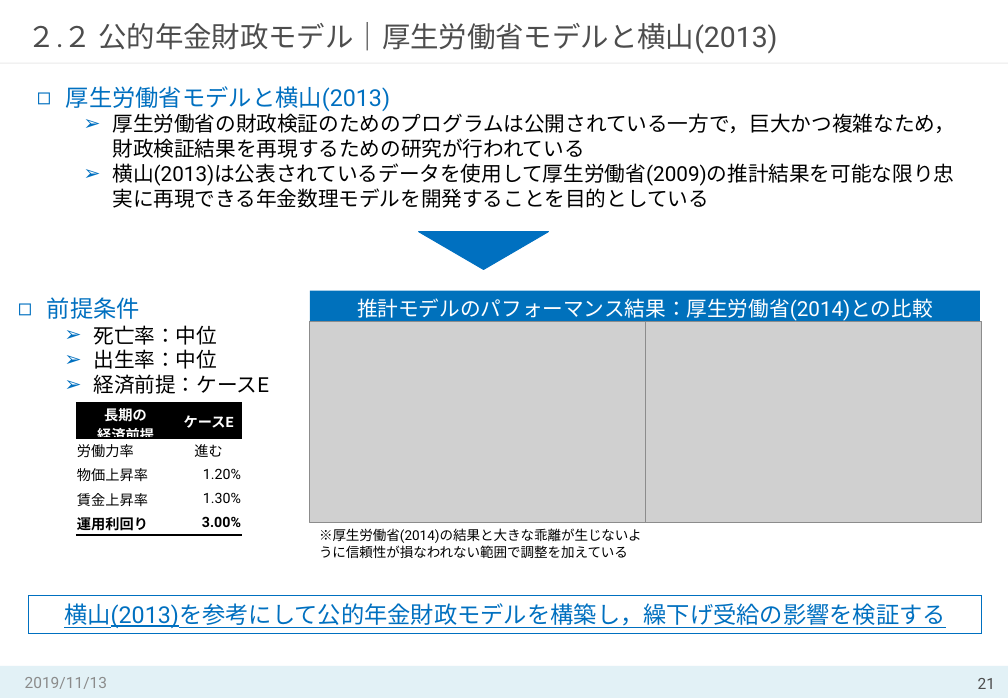
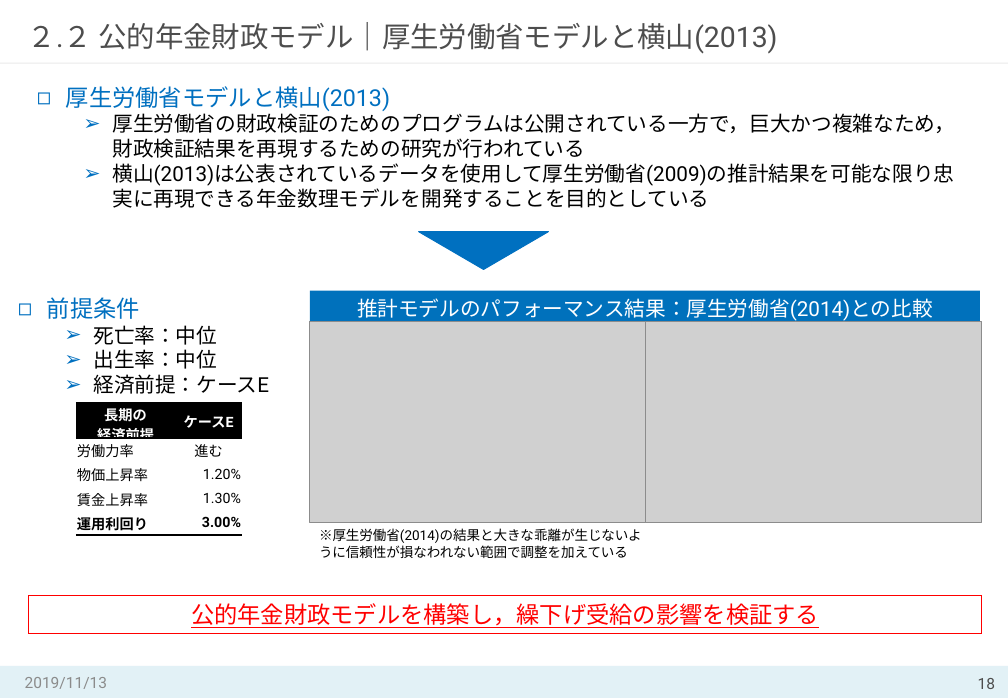
Before and after one commit to MasahiroShibahara/Open, a slide deck: slide 18 of Masahiro_Shibahara①.pptx (slide 21 before the commit). Drawn at 1008x698 pixels with LibreOffice and Linux fonts; fonts in the diff are those of the drawing; grey boxes stand for pictures. Boxes give left, top, right and bottom in pixels: in the first picture for what was removed or moved away, otherwise in the second. Text is boxed around its words. In the diff, an @@ line names an element or a change of style, - is before the commit and + after.

```diff
--- a/Masahiro_Shibahara①.pptx
+++ b/Masahiro_Shibahara①.pptx
@@ rectangle "公的年金財政モデルを構築し，繰下げ受給の影響を検証する" at <box>29,596,982,633</box>: outline #0070C0 0.75 pt to #FF0000 0.75 pt @@
@@ text in rectangle at <box>191,603,819,628</box>: text changed; text colour #0070C0 to #FF0000 @@
-横山(2013)を参考にして公的年金財政モデルを構築し，繰下げ受給の影響を検証する
+公的年金財政モデルを構築し，繰下げ受給の影響を検証する
@@ page number at <box>978,678,995,689</box>: text changed @@
-21
+18
```
Also in this commit, not shown: 23 other slides changed, 4 slides added, 1 slide removed.
